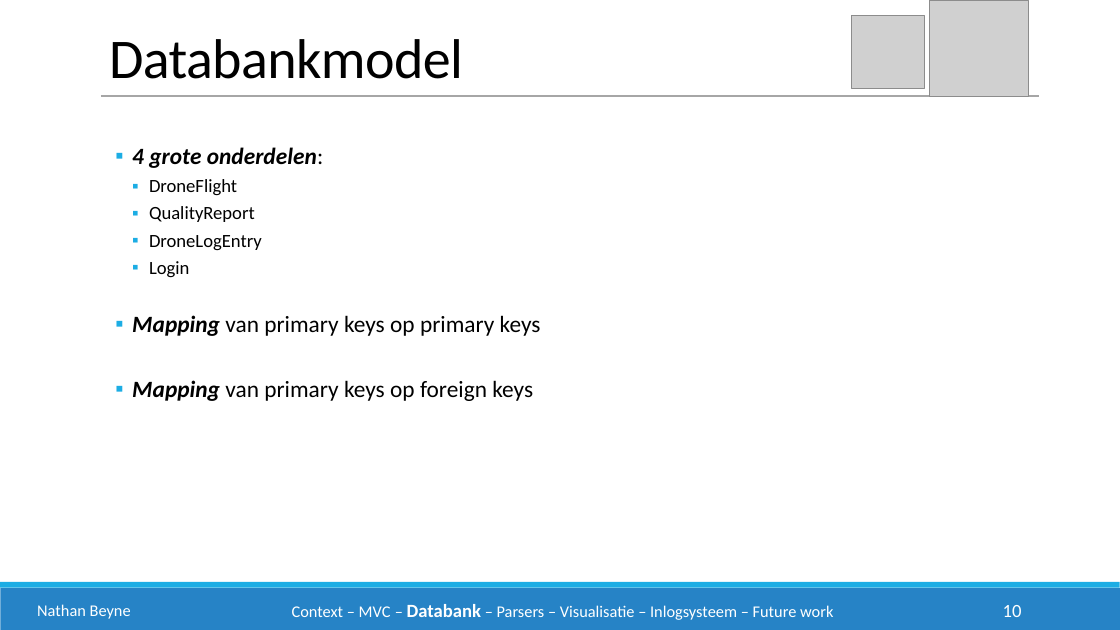
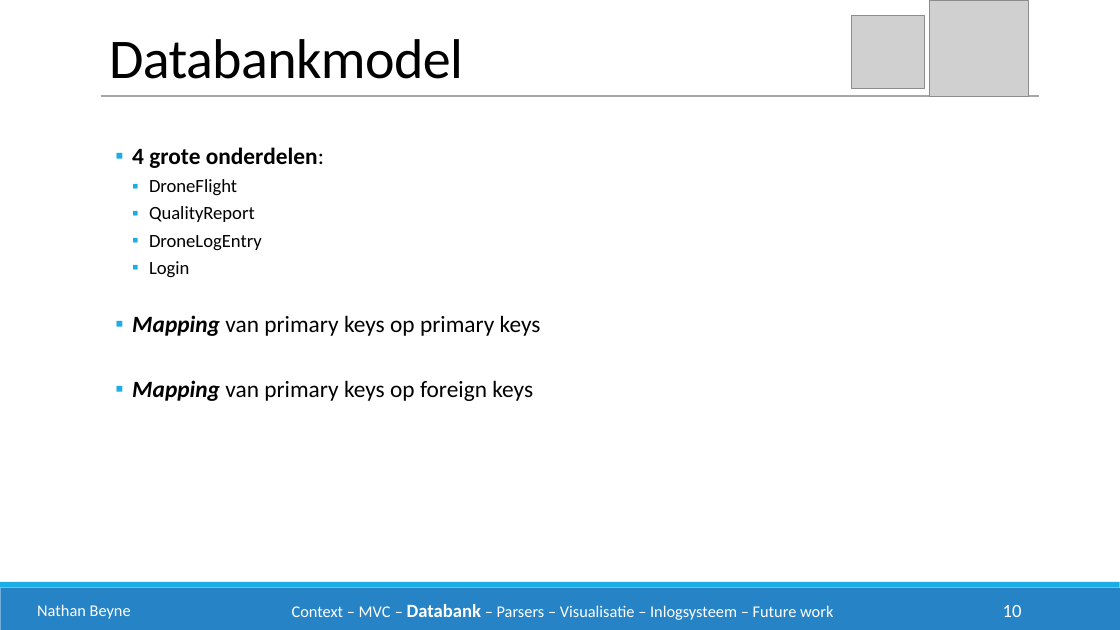
Before and after one commit to philipkukoba/Bachelors-Dissertation-DroneWebApp, a slide deck: slide 10 of documenten/eindpresentatie/drone1.pptx. Drawn at 1120x630 pixels with LibreOffice and Linux fonts; fonts in the diff are those of the drawing; grey boxes stand for pictures. Boxes give left, top, right and bottom in pixels: in the first picture for what was removed or moved away, otherwise in the second. Text is boxed around its words. In the diff, an @@ line names an element or a change of style, - is before the commit and + after.

```diff
--- a/documenten/eindpresentatie/drone1.pptx
+++ b/documenten/eindpresentatie/drone1.pptx
@@ text at box(132, 147, 324, 168): italic off in "4 grote onderdelen:" @@
```
Also in this commit, not shown: 8 other slides changed.
